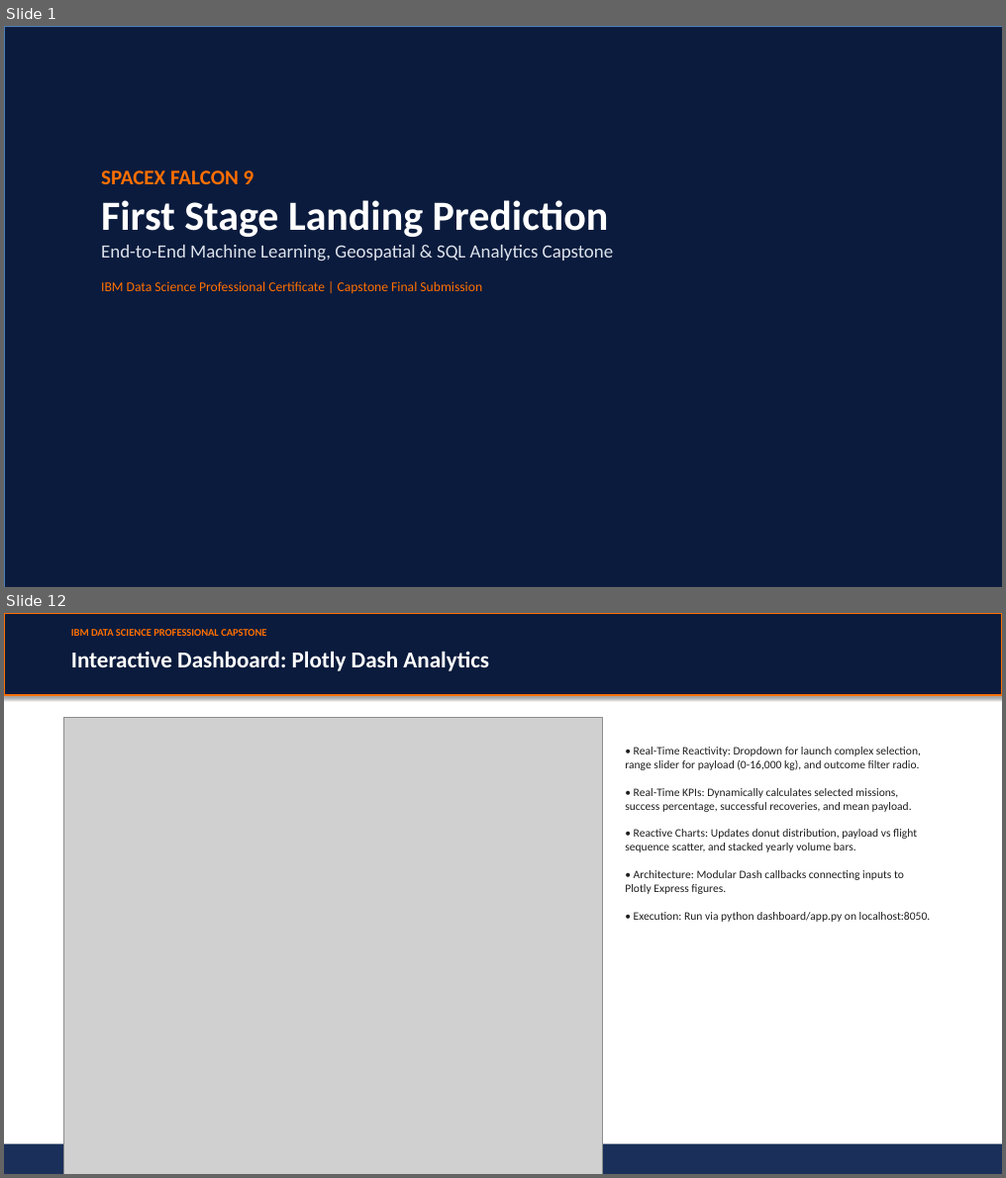
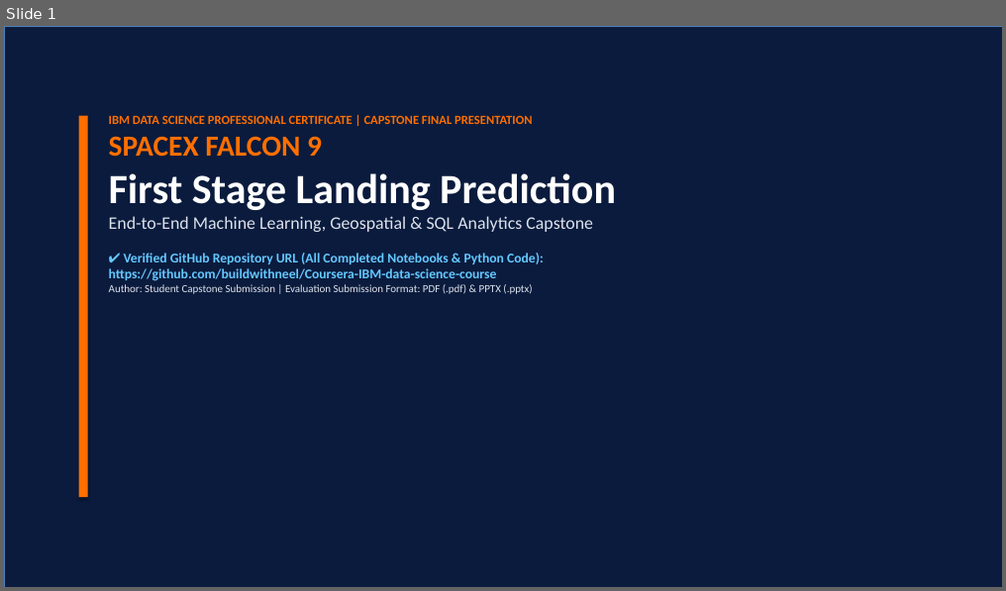
Before and after one commit to buildwithneel/Coursera-IBM-data-science-course, a slide deck: SpaceX/presentation/spacex_capstone.pptx. Shown one above the other, each under a label of ours: slides 1 and 12 before the commit, slide 1 after it; the slides between them are not shown. The pictures are 1006x1178 and 1006x591 pixels, drawn with LibreOffice and Linux fonts; fonts in the diff are those of the drawing; grey boxes stand for pictures. Boxes give left, top, right and bottom in pixels: in the first picture for what was removed or moved away, otherwise in the second. Text is boxed around its words. In the diff, an @@ line names an element or a change of style, - is before the commit and + after.

```diff
--- a/SpaceX/presentation/spacex_capstone.pptx
+++ b/SpaceX/presentation/spacex_capstone.pptx
@@ slide 12 removed at (4,613,1002,1174), background #FFFFFF @@
@@ rectangle removed at (4,613,1002,695) @@
@@ text removed at (71,629,266,636) @@
-IBM DATA SCIENCE PROFESSIONAL CAPSTONE
@@ text removed at (71,651,489,671) @@
-Interactive Dashboard: Plotly Dash Analytics
@@ picture removed at (63,718,603,1174) @@
@@ text removed at (625,747,931,922) @@
-• Real-Time Reactivity: Dropdown for launch complex selection, range slider for payload (0-16,000 kg), and outcome filter radio.
-• Real-Time KPIs: Dynamically calculates selected missions, success percentage, successful recoveries, and mean payload.
-• Reactive Charts: Updates donut distribution, payload vs flight sequence scatter, and stacked yearly volume bars.
-• Architecture: Modular Dash callbacks connecting inputs to Plotly Express figures.
-• Execution: Run via python dashboard/app.py on localhost:8050.
@@ rectangle removed at (4,1145,1002,1174) @@
@@ slide 1 changed as well @@
@@ text "IBM DATA SCIENCE PROFESSIONAL CERTIFICATE ...": place and size @@
-text "IBM DATA SCIENCE PROFESSIONAL CERTIFICATE ..." at (101,171,614,293)
+text "IBM DATA SCIENCE PROFESSIONAL CERTIFICATE ..." at (109,115,616,294)
@@ rectangle added at (79,116,88,497), fill #FF6F00 @@
@@ text at (109,115,532,124): paragraph added @@
+IBM DATA SCIENCE PROFESSIONAL CERTIFICATE | CAPSTONE FINAL PRESENTATION
@@ text at (109,136,593,232): size 20 to 28 pt in "SPACEX FALCON 9"; size 18 to 17 pt in "End-to-End Machine Learning, Geospatial & SQL Analytics ..." @@
@@ text at (109,253,544,294): text changed; text colour #FF6F00 to #64C8FF; bold on @@
-IBM Data Science Professional Certificate | Capstone Final Submission
+✔ Verified GitHub Repository URL (All Completed Notebooks & Python Code):
+https://github.com/buildwithneel/Coursera-IBM-data-science-course
+Author: Student Capstone Submission | Evaluation Submission Format: PDF (.pdf) & PPTX (.pptx)
```
Also in this commit, not shown: 2 other slides changed, 20 slides added, 12 other slides removed, 5 other files.
